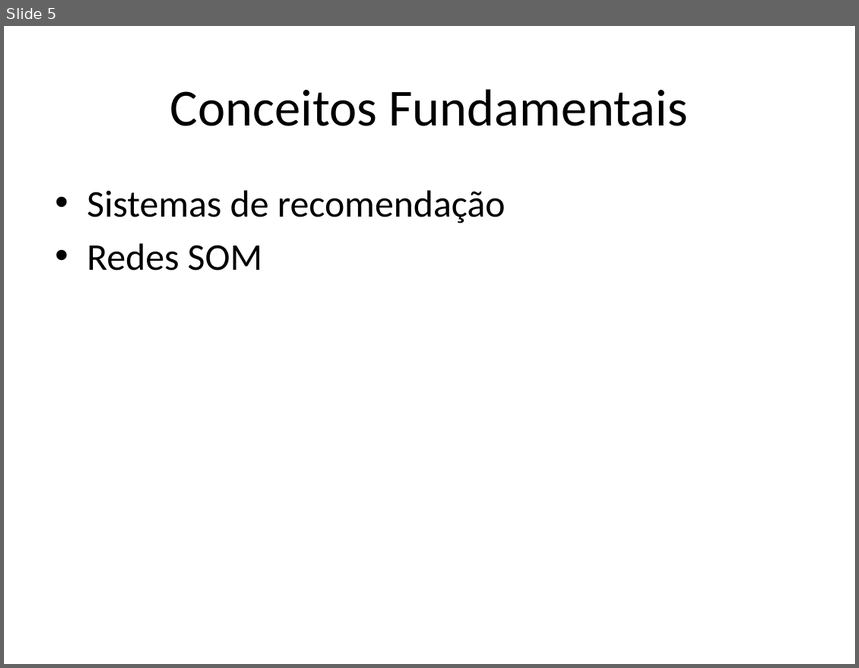
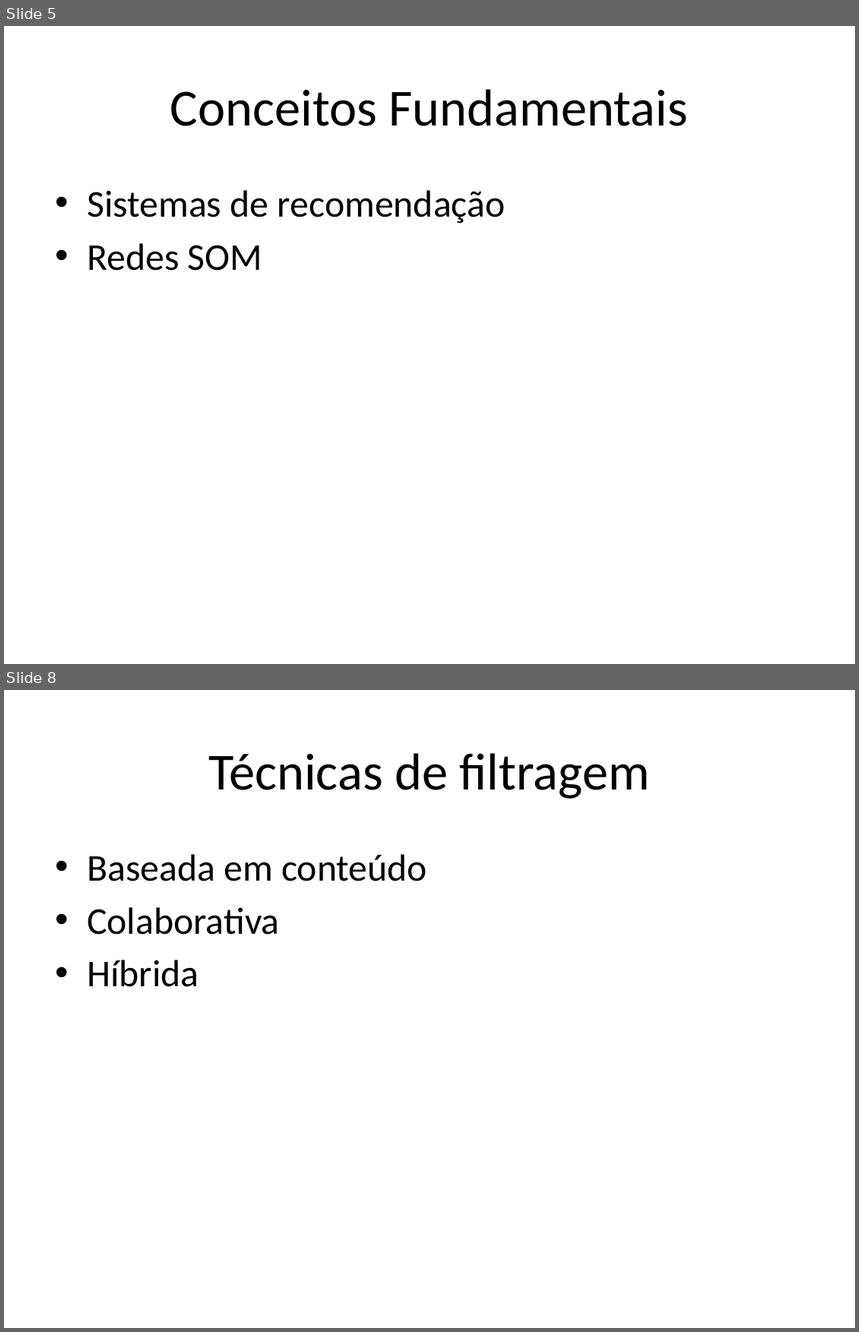
Before and after one commit to andersonberg/srsom, a slide deck: Apresentação/TCC_AndersonBerg_Apresentação.pptx. Shown one above the other, each under a label of ours: slide 5 before the commit, slides 5 and 8 after it; the slides between them are not shown. The pictures are 859x668 and 859x1332 pixels, drawn with LibreOffice and Linux fonts; fonts in the diff are those of the drawing. Boxes give left, top, right and bottom in pixels: in the first picture for what was removed or moved away, otherwise in the second. Text is boxed around its words. In the diff, an @@ line names an element or a change of style, - is before the commit and + after.

```diff
--- a/Apresentação/TCC_AndersonBerg_Apresentação.pptx
+++ b/Apresentação/TCC_AndersonBerg_Apresentação.pptx
@@ slide 8 added at <box>4,690,855,1328</box>, background #FFFFFF @@
@@ title added at <box>208,753,650,799</box>, 44 pt, text #000000 @@
+Técnicas de filtragem
@@ text added at <box>87,854,427,987</box>, 32 pt, text #000000 @@
+• Baseada em conteúdo
+• Colaborativa
+• Híbrida
```
Also in this commit, not shown: 25 other slides added, 1 slide removed, 4 other files.
